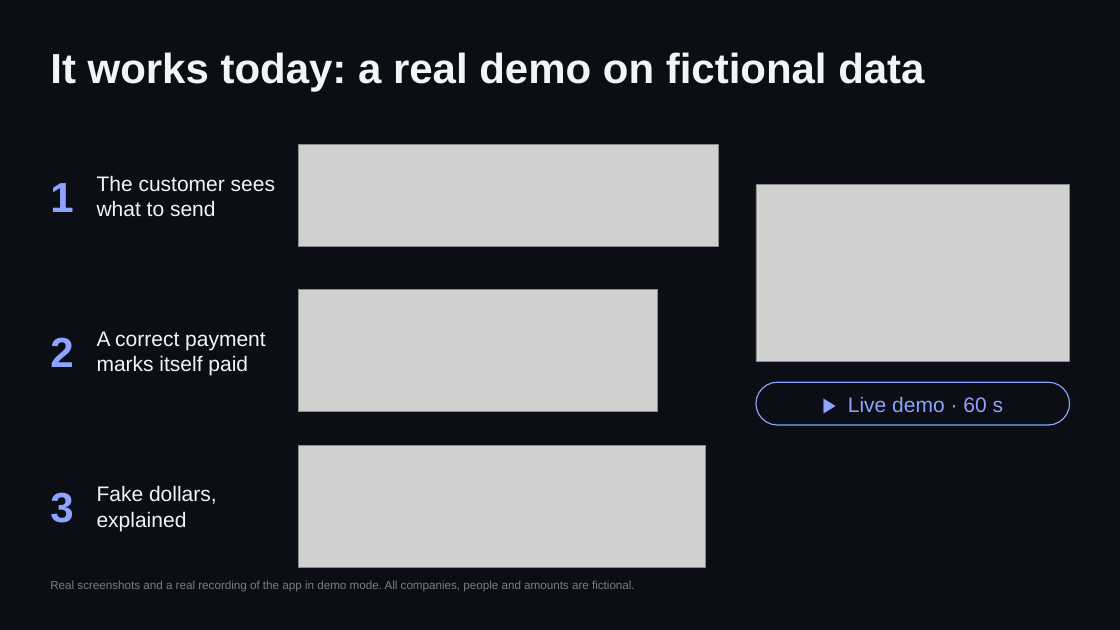
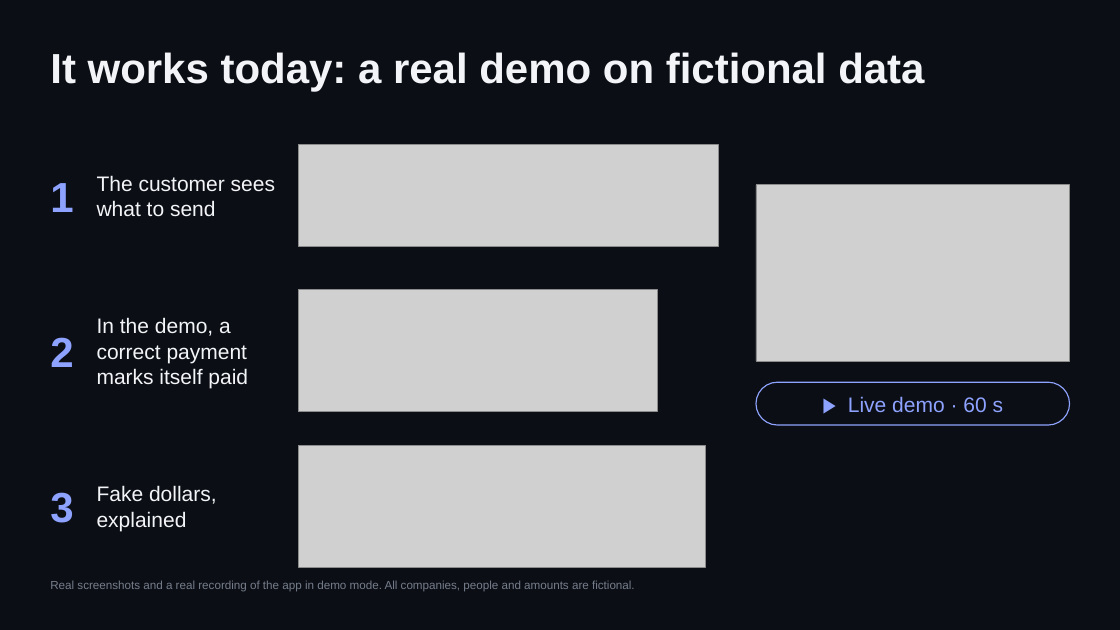
Before and after one commit to trysarathy/investigation-desk, a slide deck: slide 4 of pitch/Clearline_Pitch_Deck_10.pptx. Drawn at 1120x630 pixels with LibreOffice and Linux fonts; fonts in the diff are those of the drawing; grey boxes stand for pictures. Boxes give left, top, right and bottom in pixels: in the first picture for what was removed or moved away, otherwise in the second. Text is boxed around its words. In the diff, an @@ line names an element or a change of style, - is before the commit and + after.

```diff
--- a/pitch/Clearline_Pitch_Deck_10.pptx
+++ b/pitch/Clearline_Pitch_Deck_10.pptx
@@ text at (97, 317, 248, 388): text changed @@
-A correct payment marks itself paid
+In the demo, a correct payment marks itself paid
```
Also in this commit, not shown: 6 other files.
